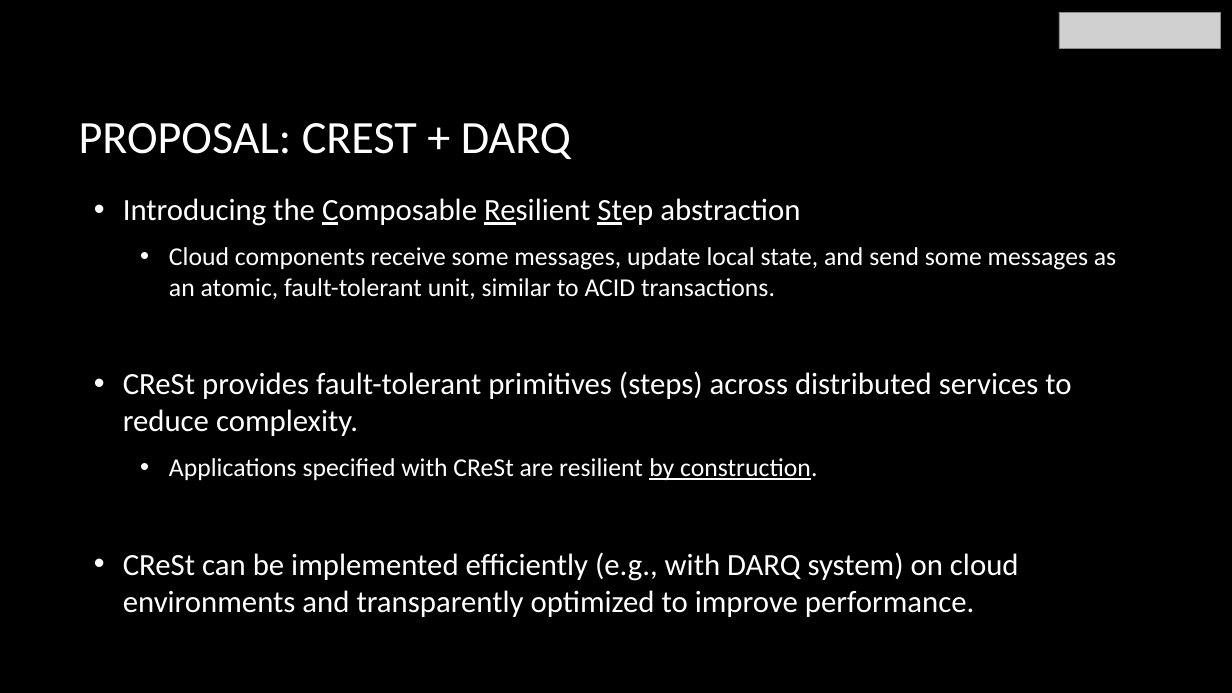
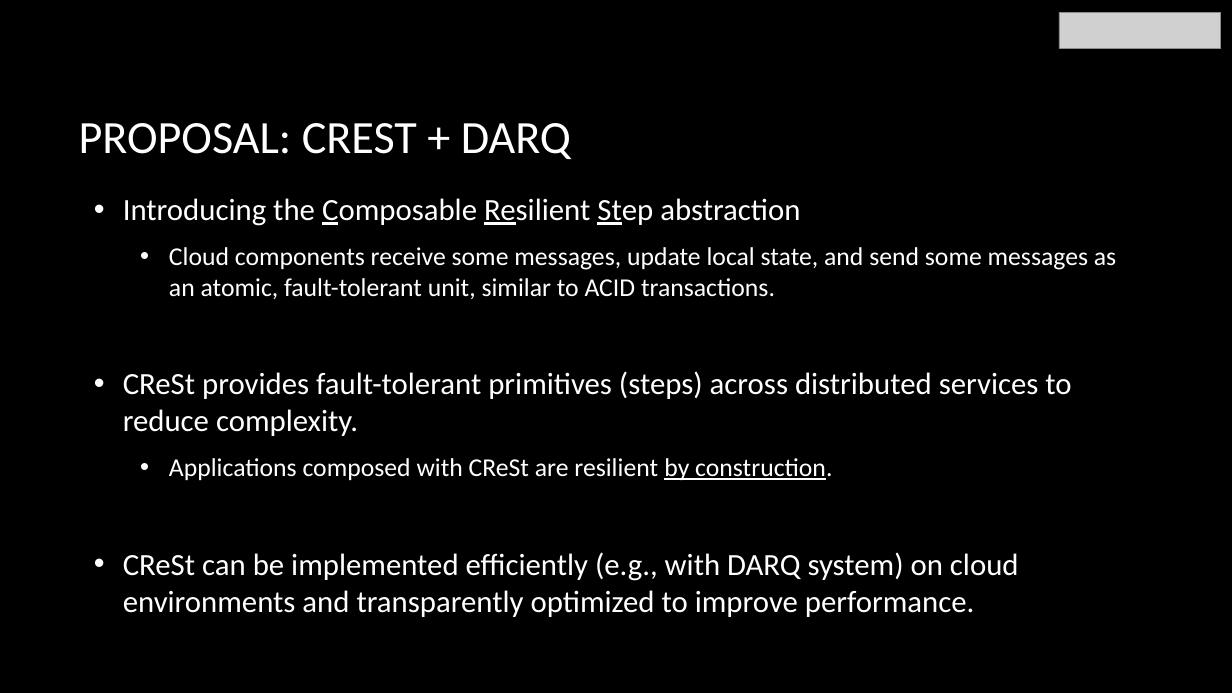
Before and after one commit to tli2/tli2.github.io, a slide deck: slide 8 of assets/DARQ-long-talk.pptx (slide 6 before the commit). Drawn at 1232x693 pixels with LibreOffice and Linux fonts; fonts in the diff are those of the drawing; grey boxes stand for pictures; background and template pictures are left out. Boxes give left, top, right and bottom in pixels: in the first picture for what was removed or moved away, otherwise in the second. Text is boxed around its words. In the diff, an @@ line names an element or a change of style, - is before the commit and + after.

```diff
--- a/assets/DARQ-long-talk.pptx
+++ b/assets/DARQ-long-talk.pptx
@@ text at bbox=[169, 458, 832, 480]: text changed @@
-  • Applications specified with CReSt are resilient by construction.
+  • Applications composed with CReSt are resilient by construction.
```
Also in this commit, not shown: 6 other slides changed, 2 slides added.
